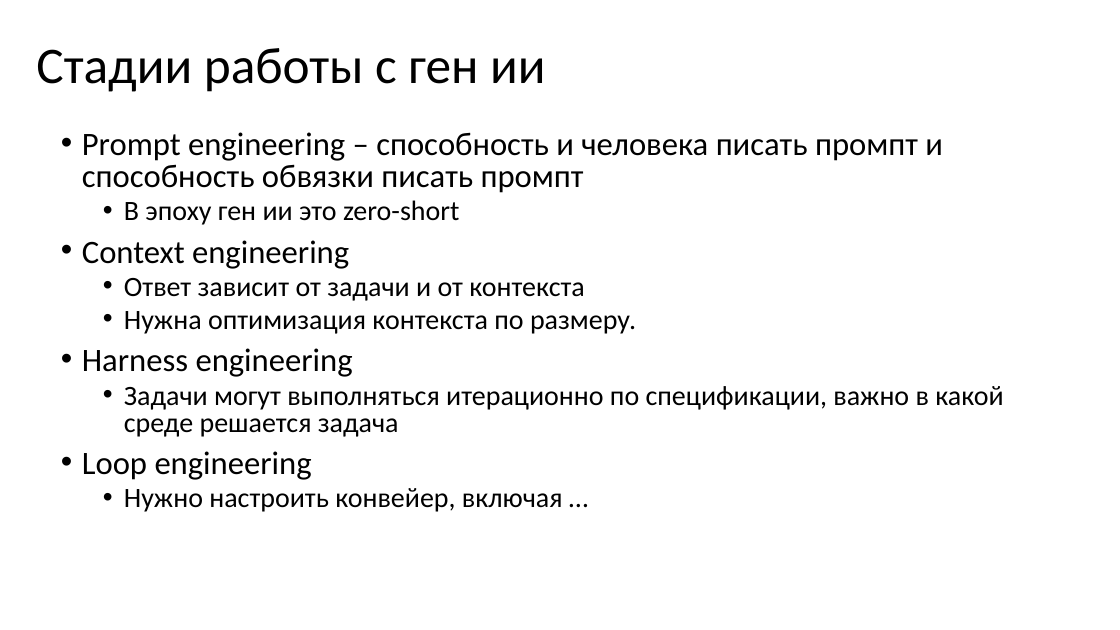
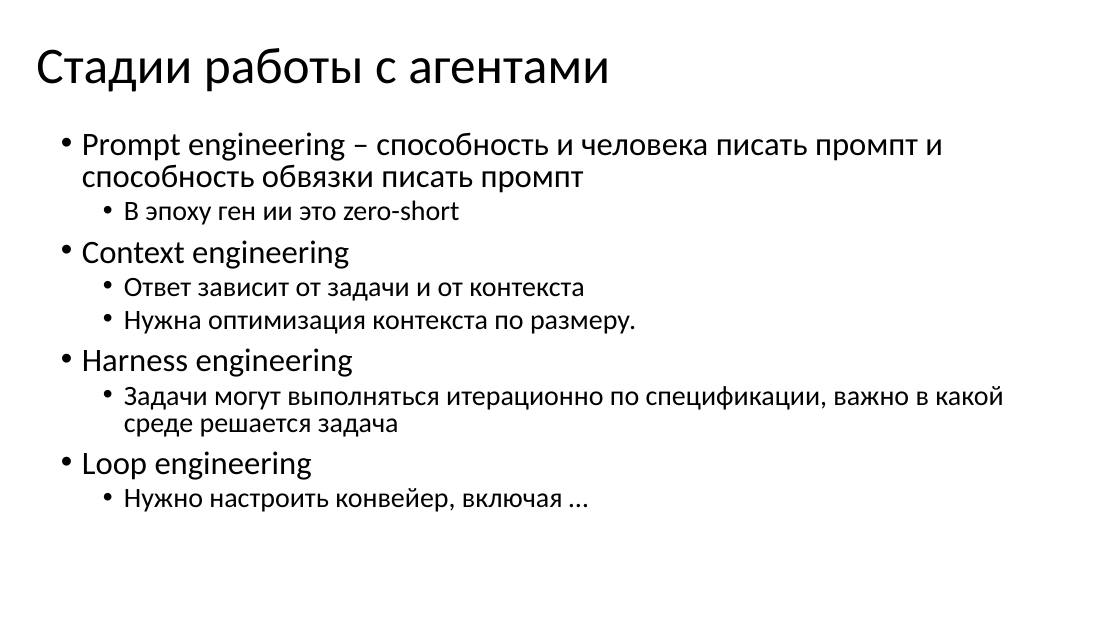
Before and after one commit to MVRonkin/MLSystemDesignCourse, a slide deck: slide 3 of 2026/agentic work.pptx. Drawn at 1120x630 pixels with LibreOffice and Linux fonts; fonts in the diff are those of the drawing. Boxes give left, top, right and bottom in pixels: in the first picture for what was removed or moved away, otherwise in the second. Text is boxed around its words. In the diff, an @@ line names an element or a change of style, - is before the commit and + after.

```diff
--- a/2026/agentic work.pptx
+++ b/2026/agentic work.pptx
@@ title at (x1=36, y1=48, x2=610, y2=92): text changed @@
-Стадии работы с ген ии
+Стадии работы с агентами
```
Also in this commit, not shown: 1 other slide changed, 16 slides added.
